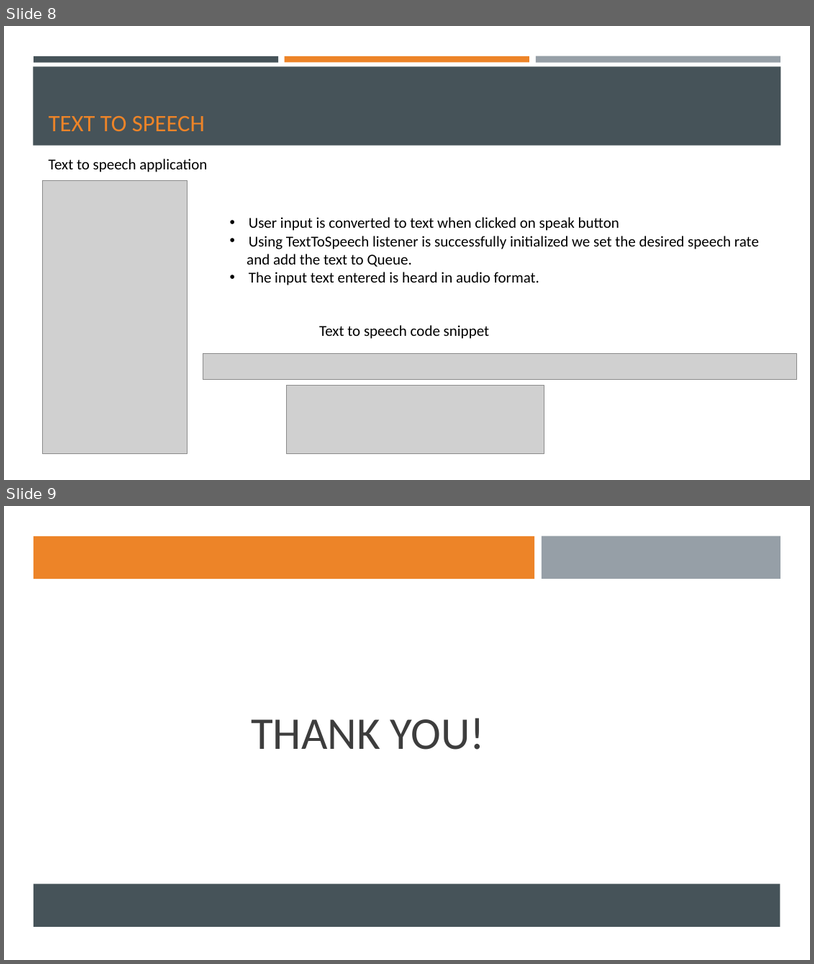
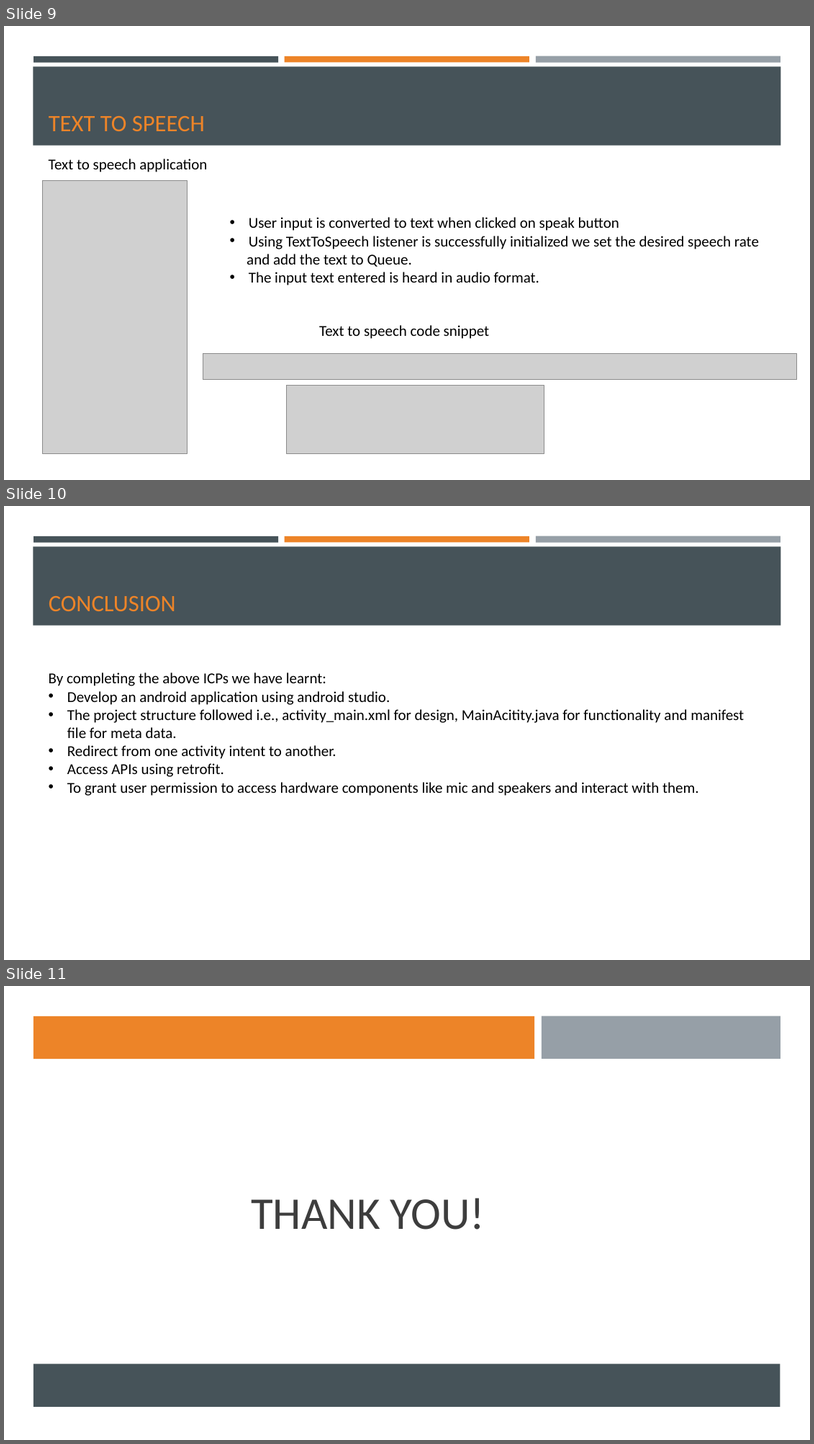
Before and after one commit to SaiKicks/WebMobile-Spring2022, a slide deck: mobile/ICP-presentation/ICP-Presentation-2.pptx. Shown one above the other, each under a label of ours: slides 8 and 9 before the commit, slides 9, 10 and 11 after it. The pictures are 814x964 and 814x1444 pixels, drawn with LibreOffice and Linux fonts; fonts in the diff are those of the drawing; grey boxes stand for pictures. Boxes give left, top, right and bottom in pixels: in the first picture for what was removed or moved away, otherwise in the second. Text is boxed around its words. In the diff, an @@ line names an element or a change of style, - is before the commit and + after.

```diff
--- a/mobile/ICP-presentation/ICP-Presentation-2.pptx
+++ b/mobile/ICP-presentation/ICP-Presentation-2.pptx
@@ slide 10 added at box(4, 506, 810, 960), background #FFFFFF; not listed: 4 template elements that a slide beside it also shows @@
@@ title added at box(49, 596, 176, 611), 28 pt, text #ED8428 @@
+CONCLUSION
@@ text added at box(49, 672, 744, 795), 18 pt, text #000000 @@
+By completing the above ICPs we have learnt:
+• Develop an android application using android studio.
+• The project structure followed i.e., activity_main.xml for design, MainAcitity.java for functionality and manifest file for meta data.
+• Redirect from one activity intent to another.
+• Access APIs using retrofit.
+• To grant user permission to access hardware components like mic and speakers and interact with them.
@@ what was slide 8 is now slide 9 @@
@@ what was slide 9 is now slide 11 @@
```
Also in this commit, not shown: 1 slide changed, 1 other slide added, 2 other files.
